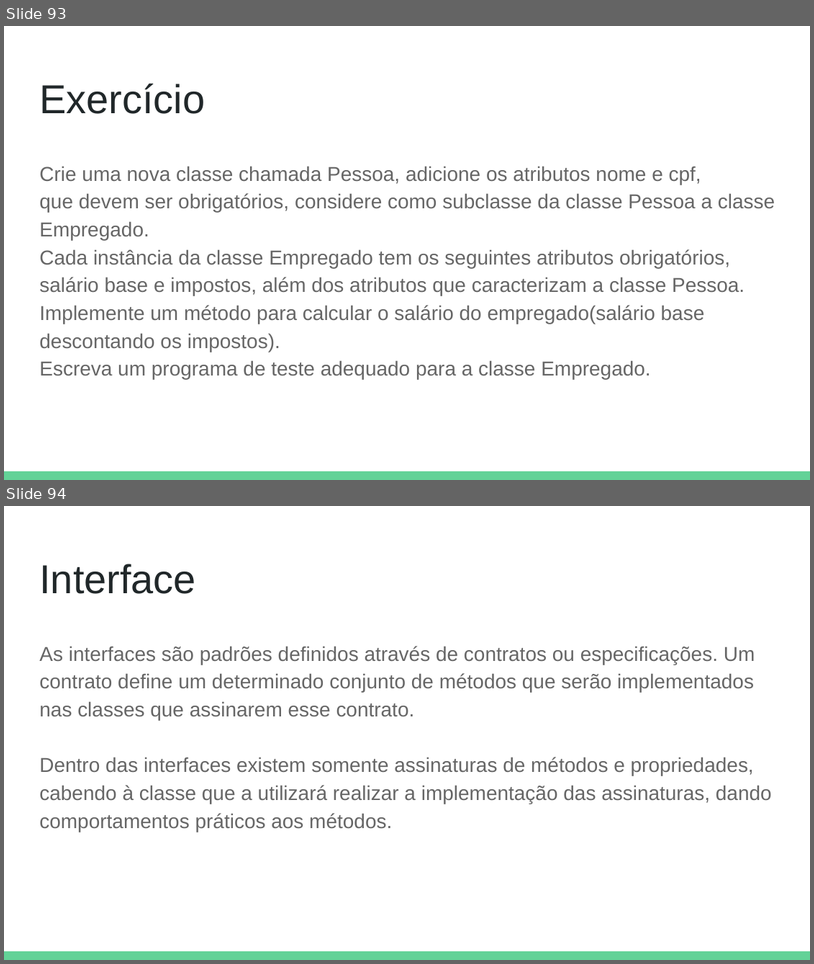
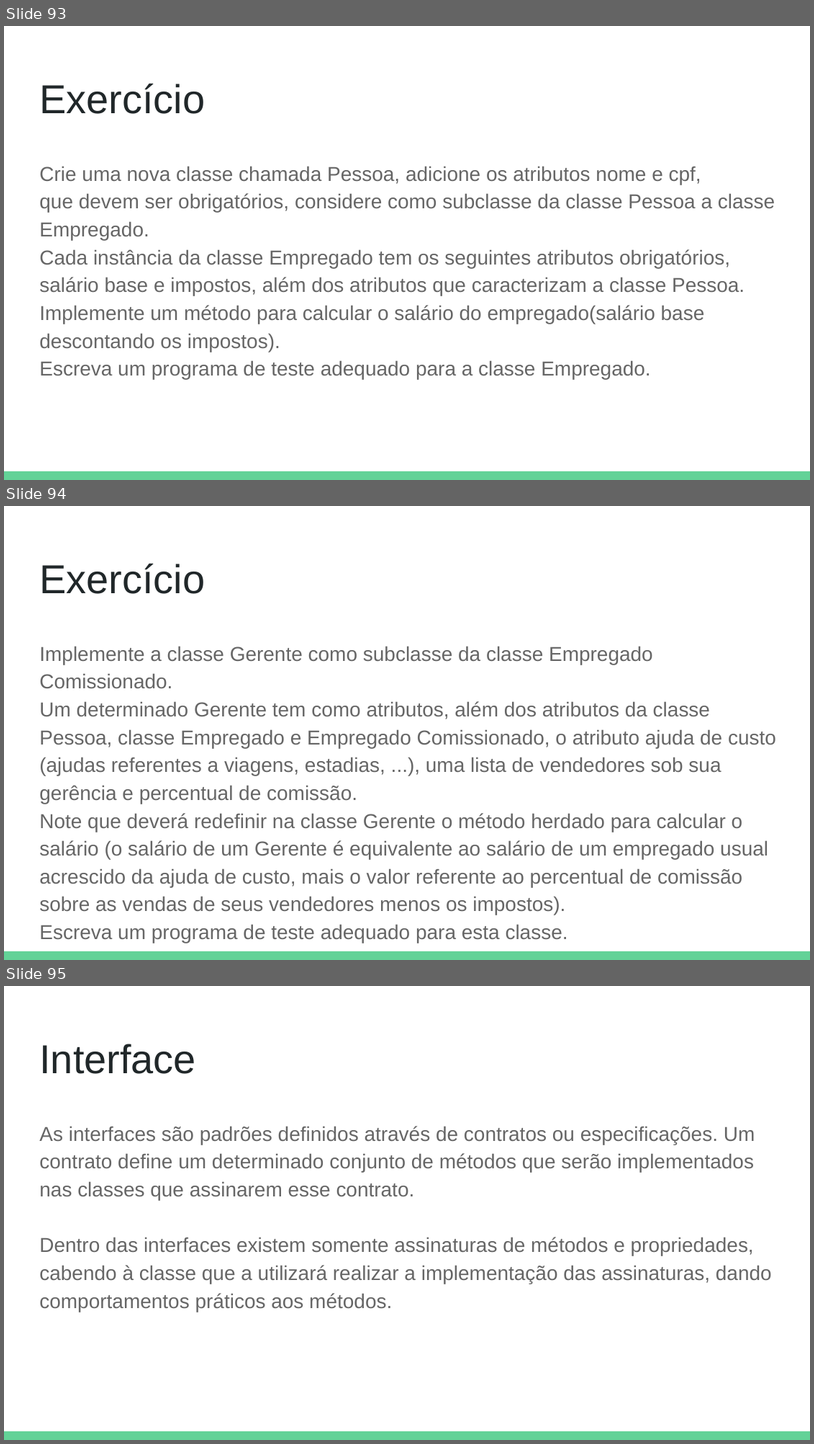
Before and after one commit to DeboraMendes/bootcamp, a slide deck: Java e Programação Orientada a Objetos.pptx. Shown one above the other, each under a label of ours: slides 93 and 94 before the commit, slides 93, 94 and 95 after it. The pictures are 814x964 and 814x1444 pixels, drawn with LibreOffice and Linux fonts; fonts in the diff are those of the drawing. Boxes give left, top, right and bottom in pixels: in the first picture for what was removed or moved away, otherwise in the second. Text is boxed around its words. In the diff, an @@ line names an element or a change of style, - is before the commit and + after.

Commit message:
exer6

```diff
--- a/Java e Programação Orientada a Objetos.pptx
+++ b/Java e Programação Orientada a Objetos.pptx
@@ slide 94 added at bbox=[4, 506, 810, 960], background #FFFFFF; not listed: 1 template element that a slide beside it also shows @@
@@ title added at bbox=[39, 563, 205, 594], 36 pt, text #202729 @@
+Exercício
@@ text added at bbox=[39, 646, 777, 915], 18 pt, text #666666 @@
+Implemente a classe Gerente como subclasse da classe Empregado Comissionado.
+Um determinado Gerente tem como atributos, além dos atributos da classe Pessoa, classe Empregado e Empregado Comissionado, o atributo ajuda de custo (ajudas referentes a viagens, estadias, ...), uma lista de vendedores sob sua gerência e percentual de comissão.
+Note que deverá redefinir na classe Gerente o método herdado para calcular o salário (o salário de um Gerente é equivalente ao salário de um empregado usual acrescido da ajuda de custo, mais o valor referente ao percentual de comissão sobre as vendas de seus vendedores menos os impostos).
+Escreva um programa de teste adequado para esta classe.
@@ what was slide 94 is now slide 95 @@
```
